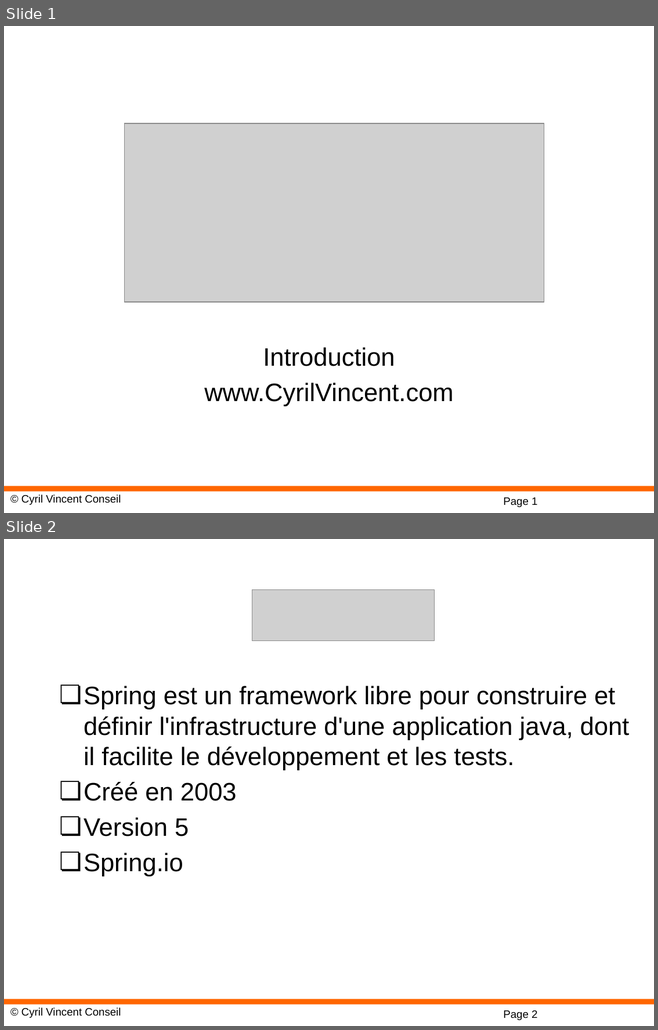
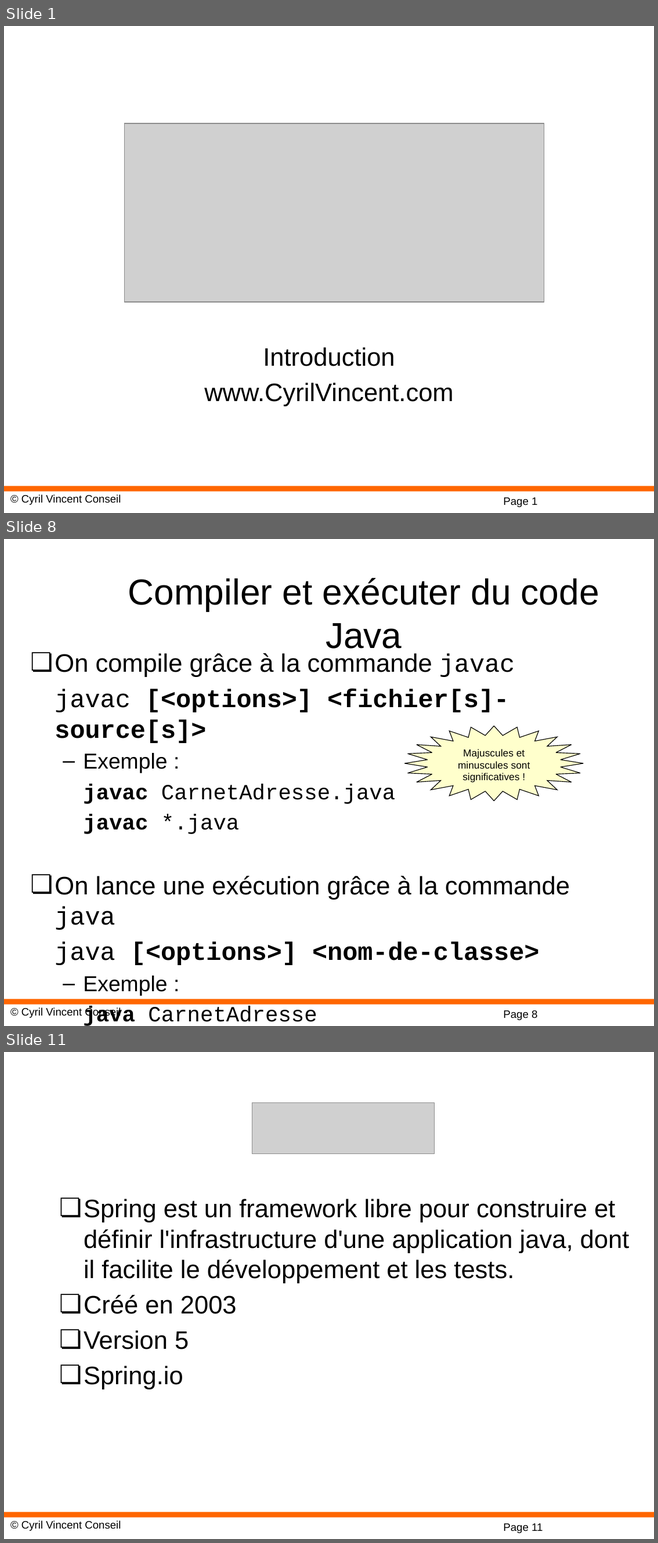
Before and after one commit to cyrilvincent/spring, a slide deck: ppt/01-SpringIntro.pptx. Shown one above the other, each under a label of ours: slides 1 and 2 before the commit, slides 1, 8 and 11 after it; the slides between them are not shown. The pictures are 658x1030 and 658x1543 pixels, drawn with LibreOffice and Linux fonts; fonts in the diff are those of the drawing; grey boxes stand for pictures; background and template pictures are left out. Boxes give left, top, right and bottom in pixels: in the first picture for what was removed or moved away, otherwise in the second. Text is boxed around its words. In the diff, an @@ line names an element or a change of style, - is before the commit and + after.

Commit message:
Add Java intro

```diff
--- a/ppt/01-SpringIntro.pptx
+++ b/ppt/01-SpringIntro.pptx
@@ slide 8 added at (x1=4, y1=539, x2=654, y2=1026), background #FFFFFF; not listed: 3 template elements that a slide beside it also shows @@
@@ title added at (x1=128, y1=578, x2=599, y2=649), 40 pt, text #000000 @@
+Compiler et exécuter du code Java
@@ text added at (x1=54, y1=653, x2=570, y2=1026), 28 pt, text #000000 @@
+❏ On compile grâce à la commande javac
+javac [<options>] <fichier[s]-source[s]>
+  – Exemple :
+  javac CarnetAdresse.java
+  javac *.java
+❏ On lance une exécution grâce à la commande java
+java [<options>] <nom-de-classe>
+  – Exemple :
+  java CarnetAdresse
@@ star added at (x1=404, y1=726, x2=583, y2=801), fill #FFFFCC, outline #000000 0.75 pt, 11.1 pt, text #000000 @@
+Majuscules et minuscules sont significatives !
@@ what was slide 2 is now slide 11 @@
@@ page number at (x1=503, y1=1524, x2=542, y2=1533): text changed @@
-Page 2
+Page 11
```
Also in this commit, not shown: 8 other slides added, 3 other files.
